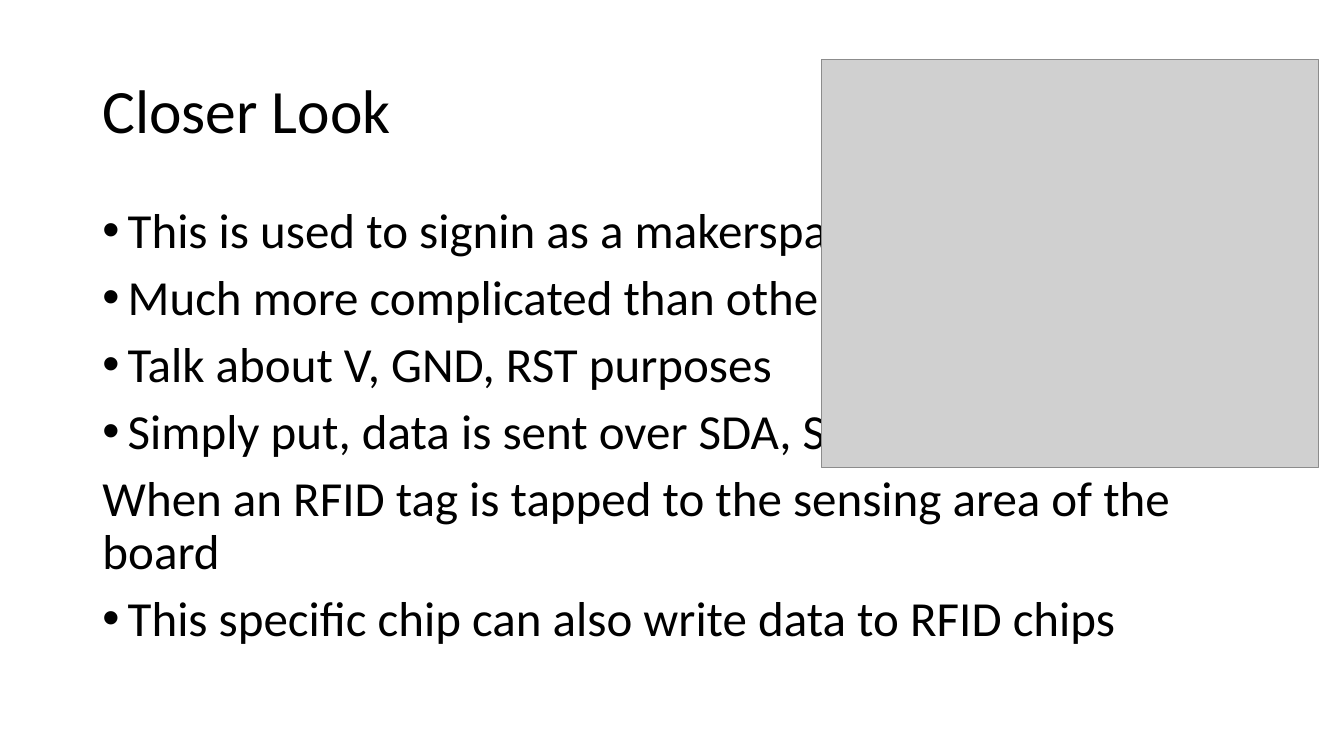
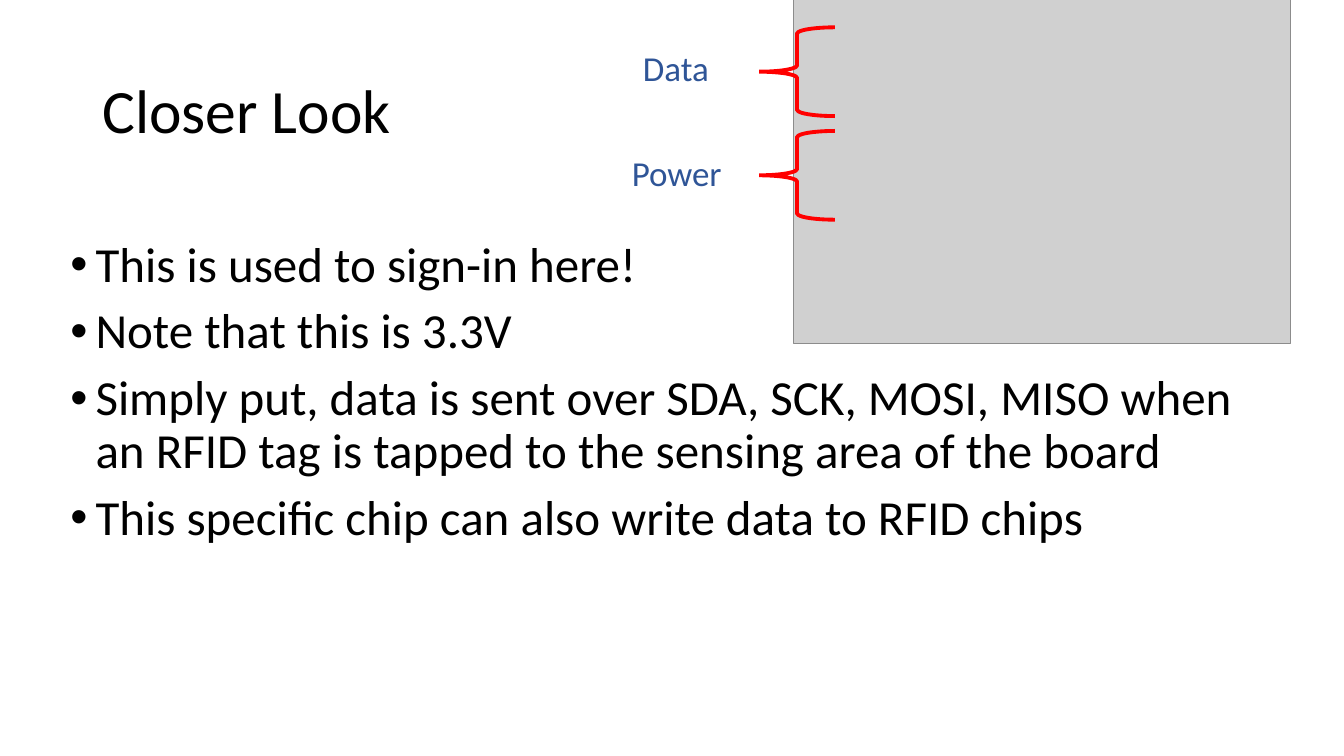
Before and after one commit to rchatrath7/PDH-Workshops, a slide deck: slide 13 of vishal-sensors-lecture/Sensor Lecture.pptx. Drawn at 1344x756 pixels with LibreOffice and Linux fonts; fonts in the diff are those of the drawing; grey boxes stand for pictures. Boxes give left, top, right and bottom in pixels: in the first picture for what was removed or moved away, otherwise in the second. Text is boxed around its words. In the diff, an @@ line names an element or a change of style, - is before the commit and + after.

Commit message:
Added final content. Need to format and animate and see if there are other changes to be made.

```diff
--- a/vishal-sensors-lecture/Sensor Lecture.pptx
+++ b/vishal-sensors-lecture/Sensor Lecture.pptx
@@ left brace added at (x1=759, y1=27, x2=835, y2=116), outline #FF0000 2.75 pt @@
@@ picture resized from (x1=822, y1=59, x2=1319, y2=468) to (x1=793, y1=0, x2=1291, y2=344) @@
@@ text added at (x1=643, y1=58, x2=709, y2=82), 25 pt, text #2F5597 @@
+Data
@@ left brace added at (x1=759, y1=131, x2=835, y2=220), outline #FF0000 2.75 pt @@
@@ text added at (x1=632, y1=163, x2=722, y2=187), 25 pt, text #2F5597 @@
+Power
@@ text "This is used to sign-in ..." moved from (x1=102, y1=208, x2=1169, y2=644) to (x1=96, y1=248, x2=1232, y2=543) @@
@@ text at (x1=96, y1=248, x2=1232, y2=477): text changed @@
-• This is used to signin as a makerspace volunteer!
-• Much more complicated than other sensors
-• Talk about V, GND, RST purposes
-• Simply put, data is sent over SDA, SCK, MOSI, MISO
-When an RFID tag is tapped to the sensing area of the board
+• This is used to sign-in here!
+• Note that this is 3.3V
+• Simply put, data is sent over SDA, SCK, MOSI, MISO when an RFID tag is tapped to the sensing area of the board
```
Also in this commit, not shown: 3 other slides changed, 4 slides added, 2 slides removed.
